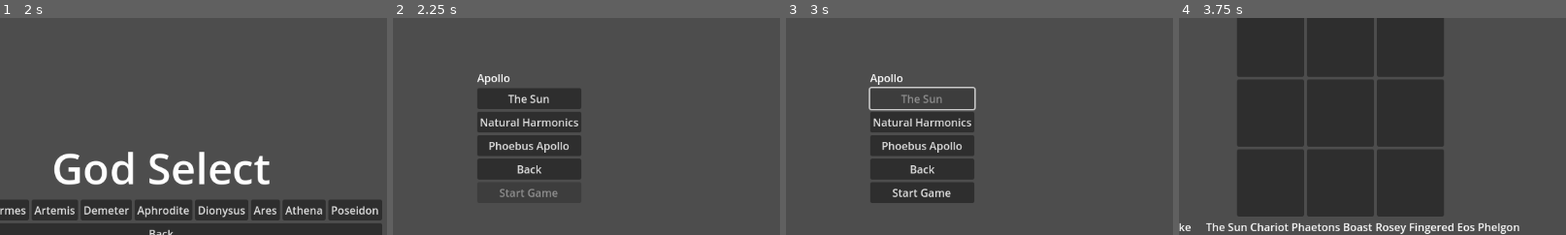
Above: before the commit, frames 1-4 (left to right).
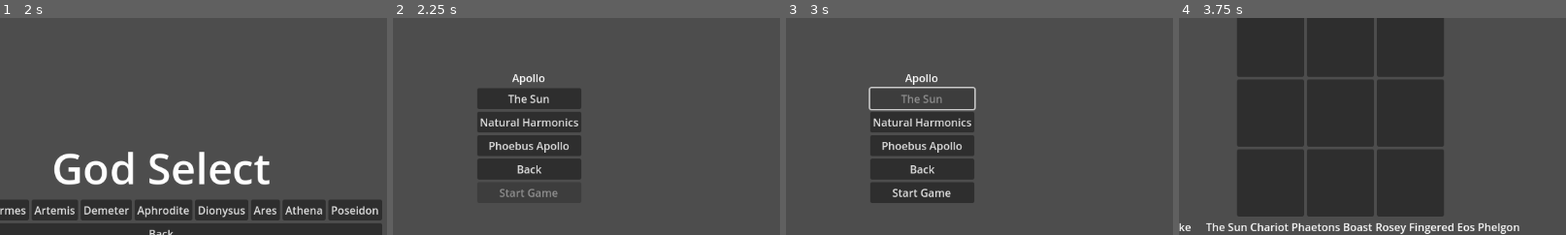
Above: after the commit, the same moments.

Repository: leslieharding/Mnemosyne
Game: Godot game, scene res://Scenes/MainMenu.tscn
The game is run twice, just before and just after one commit, with the same random seed, the same clock (stepped at 60 frames per second) and the same inputs. The project has no main scene, so this scene is started directly.
Inputs:
- Up to frame 1 (2 s): click "New Game" at 0.5 s; click "New Game" at 1.25 s
- Up to frame 2 (2.25 s): click "Apollo" at 2 s
- Up to frame 3 (3 s): click "The Sun" at 2.75 s
- Up to frame 4 (3.75 s): click "Start Game" at 3.5 s
The pictures show only the part of the screen within x 29-79%, y 10-60%; the shares and areas given below are measured in that part.

Frame 1 is identical in both runs. In frame 2, 0.4% of the frame differs, in the area x 21-40%, y 25-31%; in frame 3, 0.4%; in frame 4, nothing differs.

Commit message:
Update Apollo.tscn

Diff:
--- a/Scenes/Apollo.tscn
+++ b/Scenes/Apollo.tscn
@@ -20,6 +20,7 @@
 
 [node name="Label" type="Label" parent="VBoxContainer"]
 layout_mode = 2
+size_flags_horizontal = 4
 text = "Apollo"
 
 [node name="Deck1Button" type="Button" parent="VBoxContainer"]
